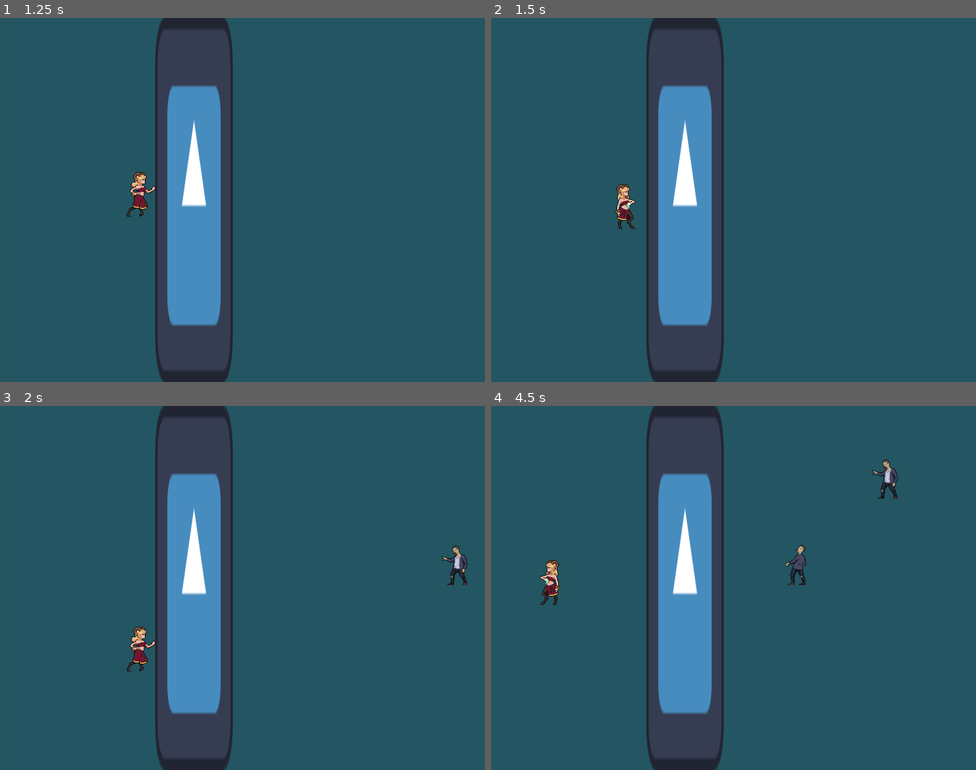
Above: before the commit, frames 1-4 (two rows, left to right).
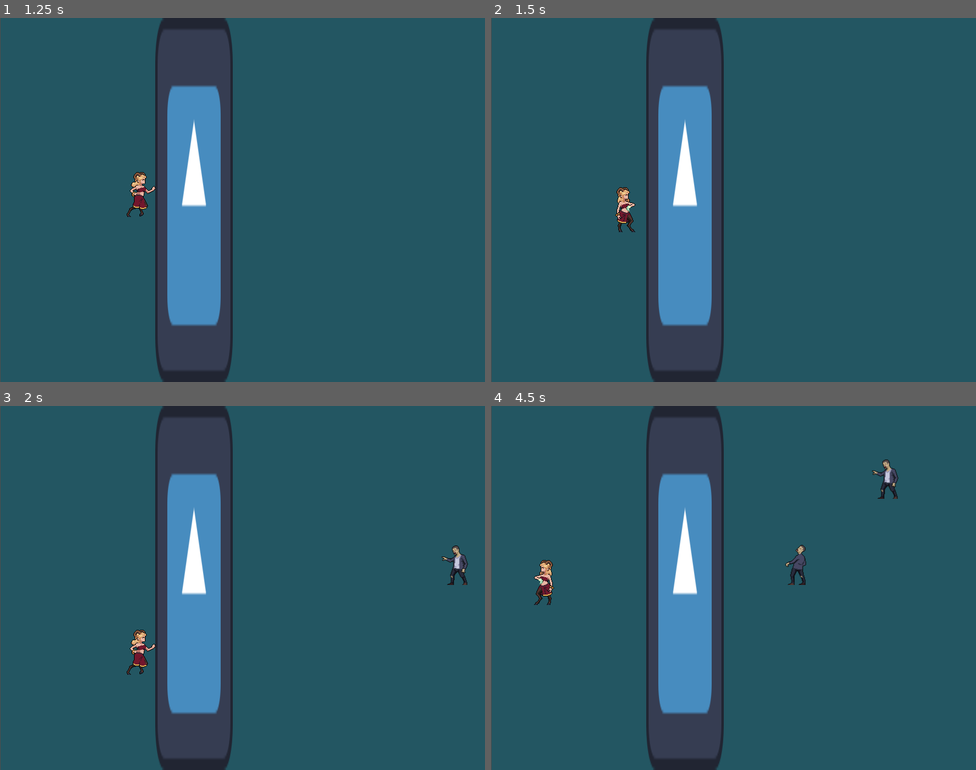
Above: after the commit, the same moments.

Repository: arko-poet/godot-games
Game: Godot game, scene res://main.tscn
Two runs of this game, one before a commit and one after it. Both use one fixed random seed, a clock stepped at 60 frames per second and the inputs below. The engine's default icon, where the game draws it, is replaced by a stand-in: a white triangle on a blue panel in a dark square.
Inputs (mouse positions are in pixels of both pictures, inside the frame that each line leads up to):
- Up to frame 1 (1.25 s): move the mouse to (349, 181) at 0.52 s; hold D (move_right) from 0.53 s (still down); click (349, 181) at 0.6 s
- Up to frame 2 (1.5 s): move the mouse to (636, 218) at 1.27 s; release D (move_right) at 1.28 s; hold S (move_down) from 1.28 s (still down); click (636, 218) at 1.35 s
- Up to frame 3 (2 s): keep holding S (move_down)
- Up to frame 4 (4.5 s): move the mouse to (782, 507) at 2.02 s; release S (move_down) at 2.03 s; hold D (move_right) 2.03-2.78 s; click (782, 507) at 2.1 s; move the mouse to (709, 660) at 2.77 s; hold W (move_up) 2.78-3.53 s; click (709, 660) at 2.85 s; move the mouse to (879, 642) at 3.52 s; hold A (move_left) from 3.53 s (still down); click (879, 642) at 3.6 s; move the mouse to (588, 533) at 4.27 s; click (588, 533) at 4.35 s

Frame 1 is identical in both runs. In frame 2, 0.3% of the frame differs, in the area x 25-30%, y 45-59%; in frame 3, 0.3%; in frame 4, 0.4%, in the area x 8-15%, y 42-55%.

Commit message:
fix: prevent attack animation getting stuck

Diff:
--- a/last_stand/player.gd
+++ b/last_stand/player.gd
@@ -32,10 +32,9 @@
 				$Sprite.animation = "idle"
 			else:
 				$Sprite.animation = "walk"
-			$Sprite.play()
-
-			move_and_slide()
-			position = position.clamp(Vector2.ZERO + $Collision.shape.size * 0.5, get_viewport_rect().size - $Sprite.sprite_frames.get_frame_texture("walk", 0).get_size() * 0.5)
+		$Sprite.play()
+		move_and_slide()
+		position = position.clamp(Vector2.ZERO + $Collision.shape.size * 0.5, get_viewport_rect().size - $Sprite.sprite_frames.get_frame_texture("walk", 0).get_size() * 0.5)
 
 
 func _on_sprite_animation_finished() -> void:
